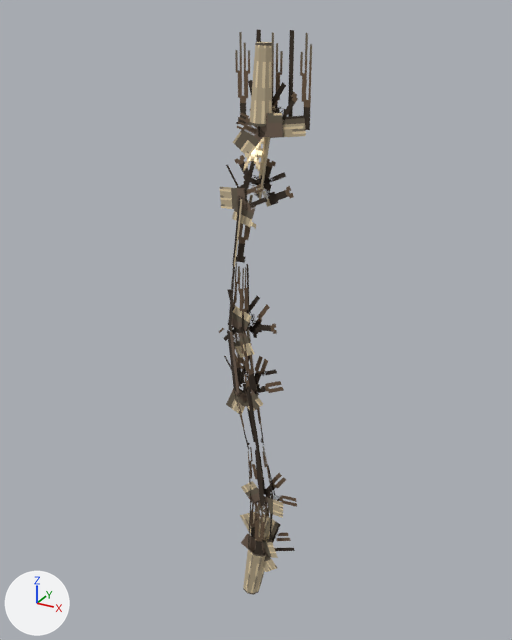
The glTF model to-rust-as-we-fall/resources/models/flora/flora_climbvine.gltf, before and after one commit.
Before and after are seen from a camera (50 mm lens) standing at (1.57, -2.8, 3.13) and looking at (-0.02, 0.09, 1.69). The lights are fixed; the arrows at lower left show +X, +Y and +Z. The older version comes first. Vertices at exactly the same position are counted once.

Names of what the first picture shows: 'ClimbvineRigged'.
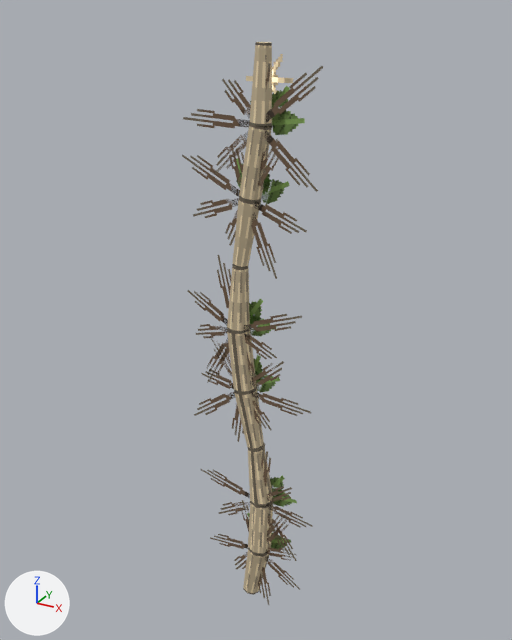
Commit message: flora: the Climbvine was a bare stick because its rootlets were built as specks

Location of each change, (x1, y1, x2, y2) in pixels of the pictures (512 x 640 px):
'ClimbvineRigged', reshaped: before (219, 30, 312, 595); after (182, 42, 323, 605)
part 1 of me_climbvinerigged, rebuilt: before (238, 387, 263, 411); after (253, 401, 272, 431)
part 2 of me_climbvinerigged, rebuilt: before (226, 388, 248, 415); after (232, 404, 244, 442)
part 3 of me_climbvinerigged, rebuilt: before (233, 118, 264, 156); after (259, 126, 266, 183)
part 4 of me_climbvinerigged, rebuilt: before (255, 542, 278, 558); after (258, 547, 296, 561)
part 5 of me_climbvinerigged, rebuilt: before (253, 547, 277, 572); after (258, 567, 271, 605)
part 6 of me_climbvinerigged, rebuilt: before (232, 330, 255, 358); after (247, 354, 256, 388)
part 7 of me_climbvinerigged, rebuilt: before (219, 328, 237, 344); after (196, 324, 230, 338)
part 8 of me_climbvinerigged, built on: before (220, 113, 283, 552); after (182, 55, 323, 590)
part 9 of me_climbvinerigged, surface changed: before (224, 30, 312, 555); after (227, 54, 305, 555)

The change, as a list of edits to the scene's bpy script:
```text
Change me_climbvinerigged:
    used by ob_climbvinerigged; location = (0.0, 0.0, 0.0)
    remove me_climbvinerigged.from_pydata(...)  # 292 vertices, 230 faces; spans x -0.19..0.26, y -0.07..0.07, z -0.01..3.05
    add me_climbvinerigged.from_pydata(...)  # 388 vertices, 278 faces; spans x -0.4..0.42, y -0.07..0.07, z -0.08..3.05
    me_climbvinerigged part 1: the loose piece of 4 vertices spanning x -0.07..0.09, y -0.03, z 1.21..1.37 is rebuilt with 4 vertices and now spans x -0.09..0.19, y -0.03, z 1.08..1.38
    me_climbvinerigged part 2: the loose piece of 4 vertices spanning x -0.13..0.01, y -0.03, z 1.18..1.35 is rebuilt with 4 vertices and now spans x -0.14..0.04, y -0.03, z 0.99..1.34
    me_climbvinerigged part 3: the loose piece of 4 vertices spanning x -0.07..0.1, y -0.03, z 2.52..2.7 is rebuilt with 4 vertices and now spans x -0.01..0.13, y -0.03, z 2.39..2.67
    me_climbvinerigged part 4: the loose piece of 4 vertices spanning x 0.04..0.18, y -0.03, z 0.29..0.42 is rebuilt with 4 vertices and now spans x 0.04..0.34, y -0.03, z 0.27..0.46
    me_climbvinerigged part 5: the loose piece of 4 vertices spanning x 0.02..0.19, y -0.03, z 0.19..0.37 is rebuilt with 4 vertices and now spans x -0.01..0.19, y -0.03, z -0.08..0.35
    me_climbvinerigged part 6: the loose piece of 4 vertices spanning x -0.11..0.04, y -0.03, z 1.52..1.69 is rebuilt with 4 vertices and now spans x -0.14..0.1, y -0.03, z 1.32..1.69
    me_climbvinerigged part 7: the loose piece of 4 vertices spanning x -0.17..-0.03, y -0.03, z 1.56..1.7 is rebuilt with 4 vertices and now spans x -0.35..-0.05, y -0.03, z 1.53..1.73
    me_climbvinerigged part 8
    44 vertices are removed from x -0.15..0.21, y -0.03, z 0.29..2.74
    22 faces are deleted
    135 vertices are added at x -0.4..0.42, y -0.03, z 0.07..3.01
    5 new vertices lie (0.12, 0.0, -0.07) away from vertices in x -0.13..0.2, y -0.03, z 0.37..2.66
    70 new faces join them
    me_climbvinerigged part 9: 150 kept faces spanning x -0.19..0.26, y -0.07..0.07, z 0.27..3.05 get new texture (UV) coordinates
```
